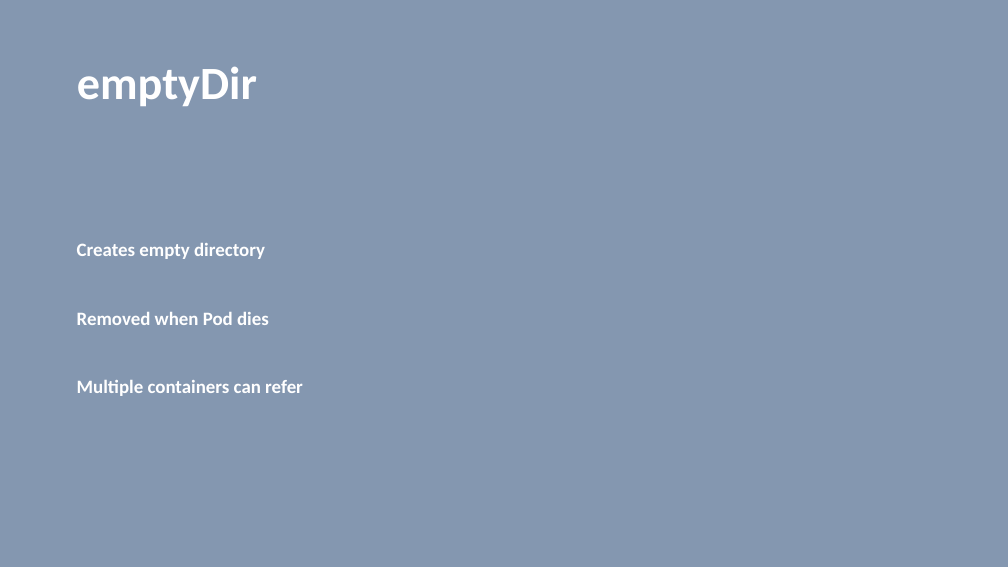
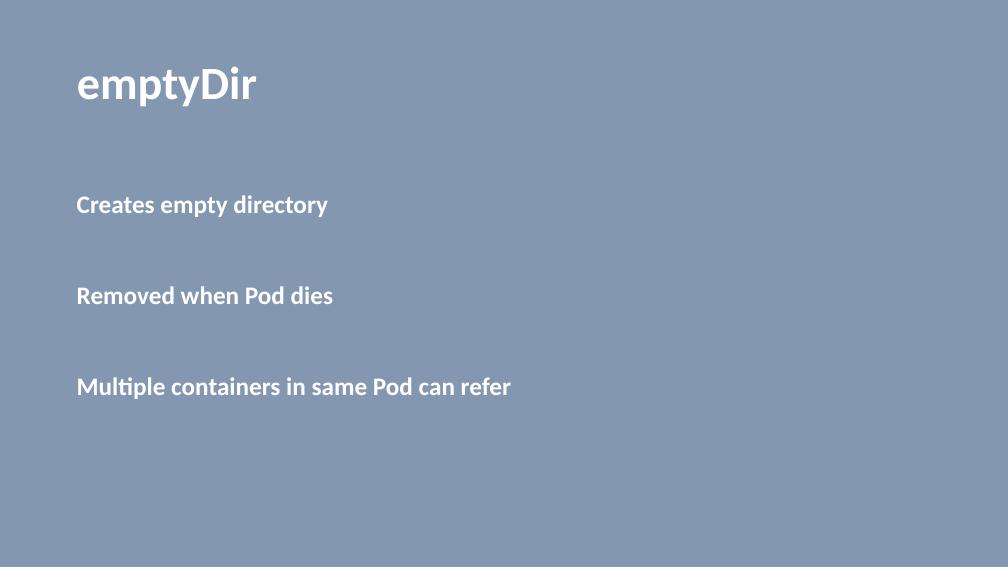
Before and after one commit to vilasvarghese/docker-k8s, a slide deck: slide 58 of notes/day4/4thDay.pptx (slide 66 before the commit). Drawn at 1008x567 pixels with LibreOffice and Linux fonts; fonts in the diff are those of the drawing. Boxes give left, top, right and bottom in pixels: in the first picture for what was removed or moved away, otherwise in the second. Text is boxed around its words. In the diff, an @@ line names an element or a change of style, - is before the commit and + after.

```diff
--- a/notes/day4/4thDay.pptx
+++ b/notes/day4/4thDay.pptx
@@ text "Creates empty directory": place and size @@
-text "Creates empty directory" at (77, 243, 303, 396)
+text "Creates empty directory" at (77, 195, 511, 399)
@@ text at (77, 195, 333, 304): size 18 to 24 pt in "Creates empty directory", "Removed when Pod dies" @@
@@ text at (77, 377, 511, 399): text changed; size 18 to 24 pt @@
-Multiple containers can refer
+Multiple containers in same Pod can refer
```
Also in this commit, not shown: 35 other slides changed, 5 slides added, 19 slides removed, 7 other files.
